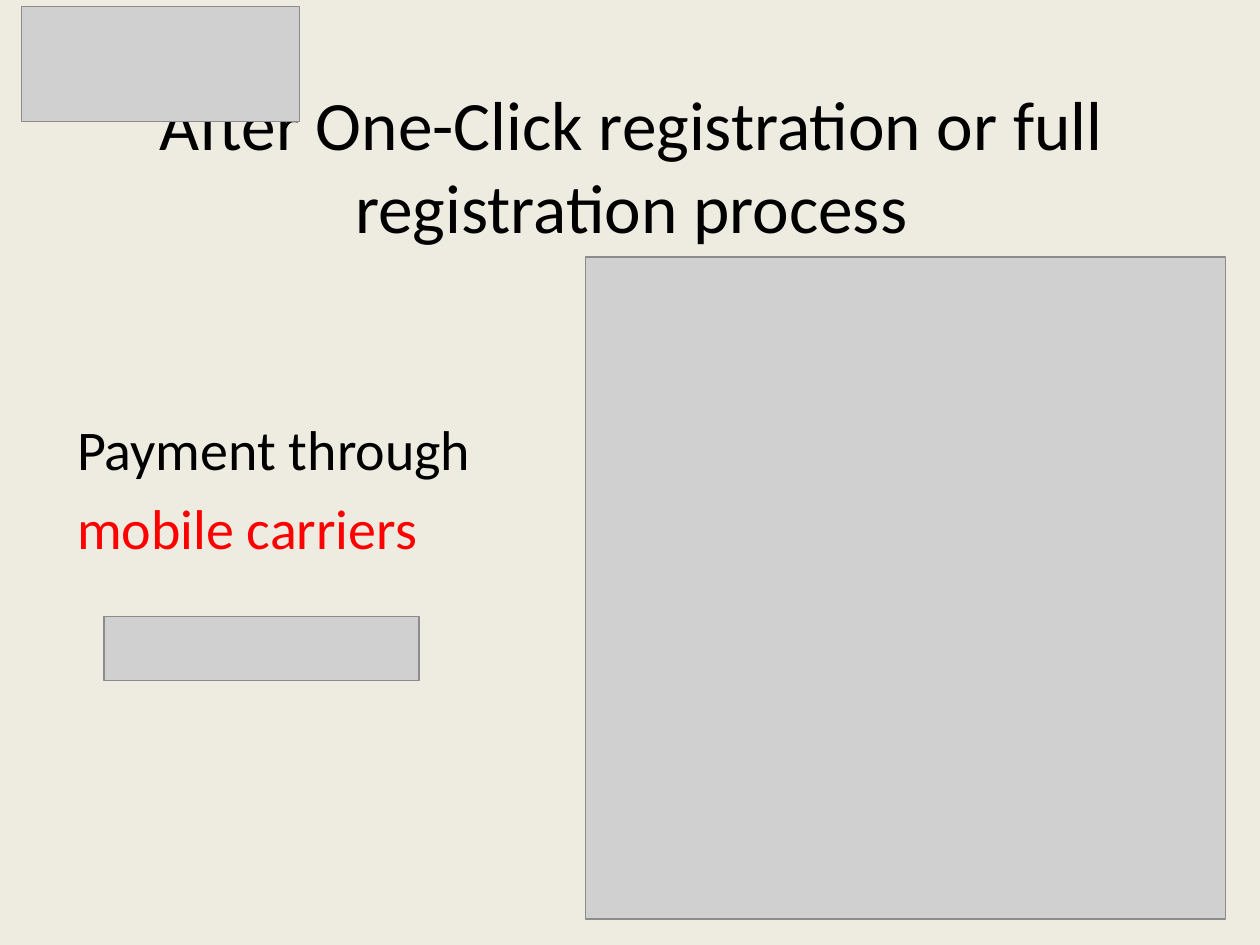
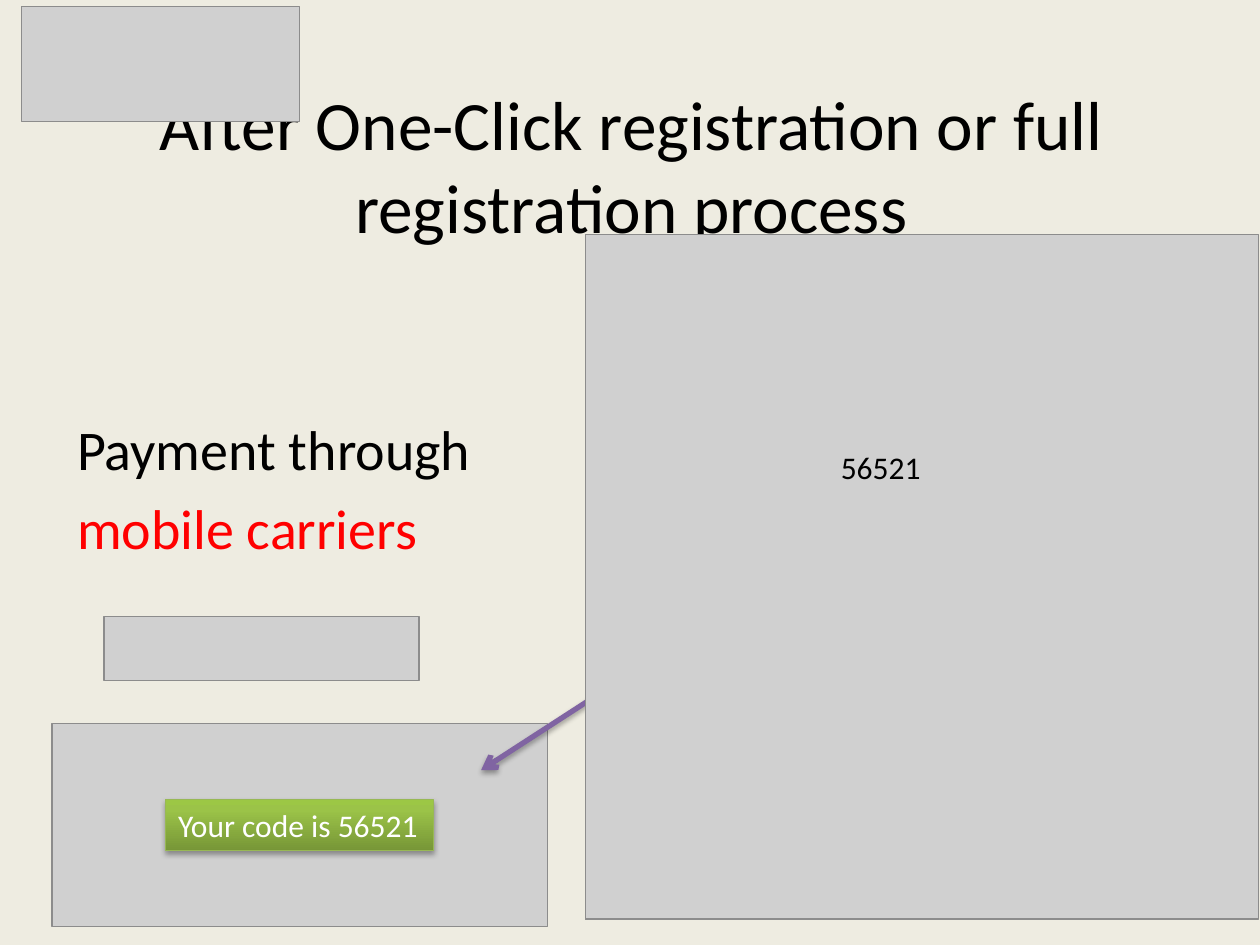
Before and after one commit to shaalin/awsHackathon2014, a slide deck: slide 6 of docs/Architecture.pptx (slide 5 before the commit). Drawn at 1260x945 pixels with LibreOffice and Linux fonts; fonts in the diff are those of the drawing; grey boxes stand for pictures. Boxes give left, top, right and bottom in pixels: in the first picture for what was removed or moved away, otherwise in the second. Text is boxed around its words. In the diff, an @@ line names an element or a change of style, - is before the commit and + after.

Commit message:
Final Version

```diff
--- a/docs/Architecture.pptx
+++ b/docs/Architecture.pptx
@@ picture added at (586,234,1259,919) @@
@@ text added at (841,457,921,480), 18 pt, text #000000 @@
+56521
@@ arrow added from (650, 662) to (481, 770), #8064A2 3 pt @@
@@ picture added at (52,723,547,926) @@
@@ rectangle added at (166,800,435,850), fill gradient #779737 to #9BC348 to #9DC746, outline #98B955 0.75 pt, 18 pt, text #FFFFFF @@
+Your code is 56521
```
Also in this commit, not shown: 4 other slides changed, 1 slide added, 1 slide removed.
